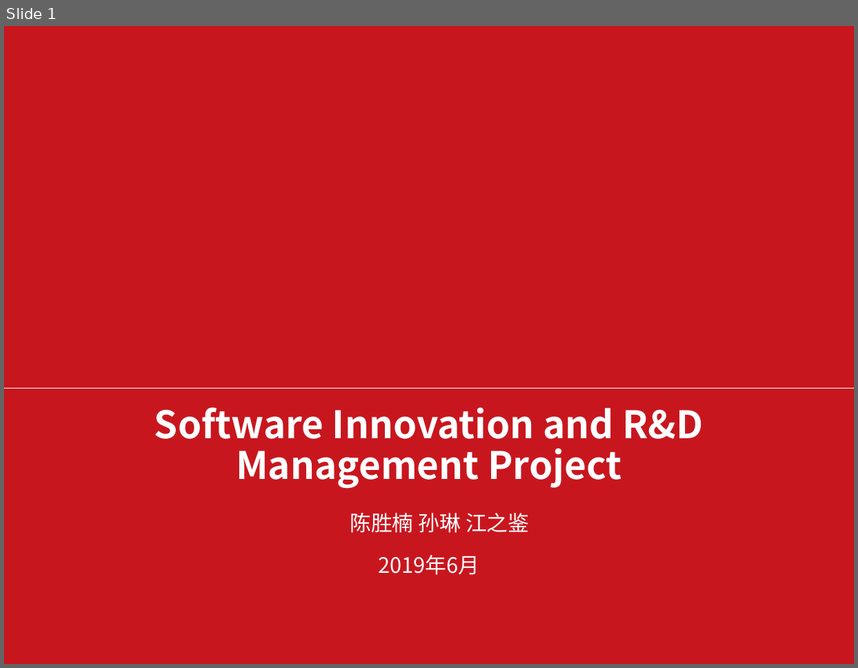
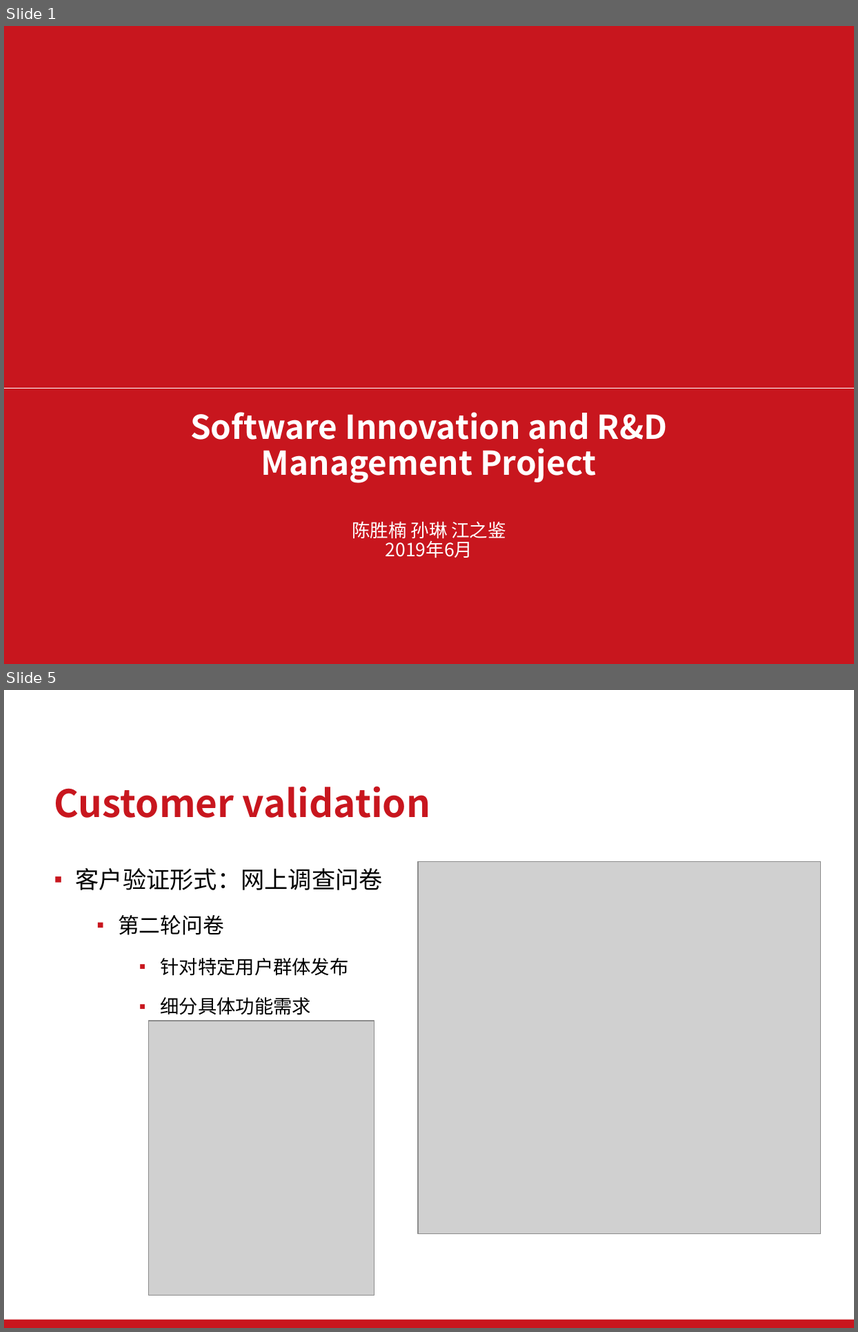
Before and after one commit to 962372515csn/e-school, a slide deck: ppt/软件创新.pptx. Shown one above the other, each under a label of ours: slide 1 before the commit, slides 1 and 5 after it; the slides between them are not shown. The pictures are 858x668 and 858x1332 pixels, drawn with LibreOffice and Linux fonts; fonts in the diff are those of the drawing; grey boxes stand for pictures; background and template pictures are left out. Boxes give left, top, right and bottom in pixels: in the first picture for what was removed or moved away, otherwise in the second. Text is boxed around its words. In the diff, an @@ line names an element or a change of style, - is before the commit and + after.

```diff
--- a/ppt/软件创新.pptx
+++ b/ppt/软件创新.pptx
@@ slide 5 added at box(4, 690, 854, 1328), background #FFFFFF @@
@@ title added at box(54, 786, 430, 818), 32 pt, text #C8161E, bold @@
+Customer validation
@@ text added at box(76, 868, 383, 1015), 16 pt, text #000000 @@
+▪ 客户验证形式：网上调查问卷
+  ▪ 第二轮问卷
+    ▪ 针对特定用户群体发布
+    ▪ 细分具体功能需求
@@ picture added at box(418, 862, 820, 1233) @@
@@ picture added at box(148, 1021, 374, 1295) @@
@@ rectangle added at box(4, 1319, 854, 1328), fill #C9151E @@
@@ slide 1 changed as well @@
@@ title "Software Innovation and R&D Management ..." at box(190, 412, 668, 483): size 32 to 27.8 pt @@
@@ text "陈胜楠 孙琳 江之鉴" at box(352, 521, 506, 557): size 18 to 15.5 pt; bullet ▪ to none; line spacing 1.2 to 0.9; less space between paragraphs @@
```
Also in this commit, not shown: 2 other slides changed, 6 other slides added, 3 slides removed, 2 other files.
